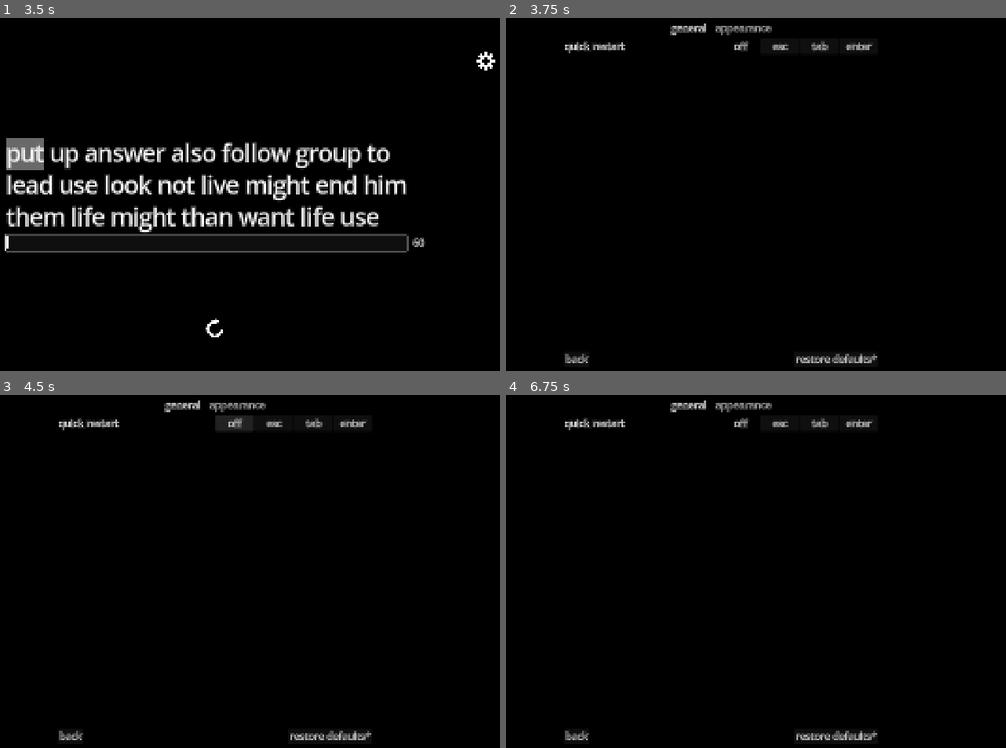
Above: before the commit, frames 1-4 (two rows, left to right).
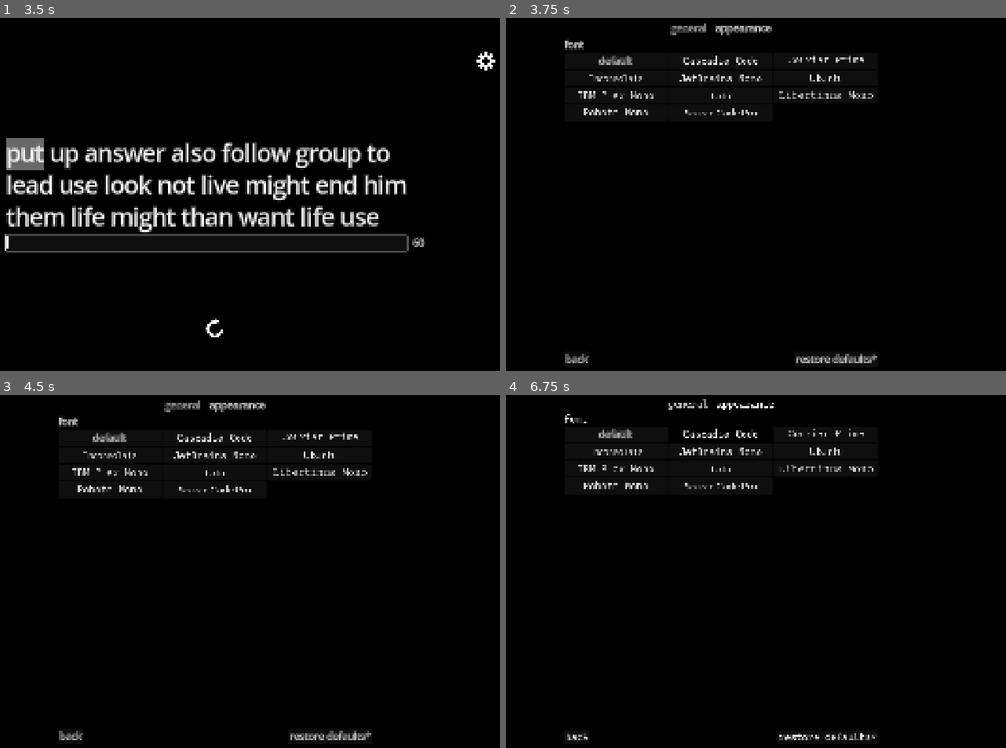
Above: after the commit, the same moments.

Repository: elensiel/typin-
Game: Godot game, scene res://scenes/main.tscn
The game is run twice, just before and just after one commit, with the same random seed, the same clock (stepped at 60 frames per second) and the same inputs.
Inputs (mouse positions are in pixels of both pictures, inside the frame that each line leads up to):
- Up to frame 1 (3.5 s): click (205, 243) at 0.52 s; type "12" at 0.6 s; click (215, 328) at 1.25 s; click (215, 328) at 2 s; click (215, 328) at 2.75 s
- Up to frame 2 (3.75 s): click (991, 60) at 3.5 s
- Up to frame 3 (4.5 s): click (235, 423) at 4.25 s, where only the run before the commit has a clickable "off"
- Up to frame 4 (6.75 s): click (616, 437) at 5 s, where only the run after the commit has a clickable "default"; click (781, 423) at 5.75 s, where only the run before the commit has a clickable "esc"; click "off" (after the commit: "Cascadia Code") at 6.5 s

Frame 1 is identical in both runs. In frame 2, 2.1% of the frame differs, in the area x 11-74%, y 1-28%; in frame 3, 2.4%; in frame 4, 2.6%, in the area x 11-75%, y 1-98%.

Commit message:
ADDED font option

Diff:
--- a/globals/SettingsManager/settings_manager.gd
+++ b/globals/SettingsManager/settings_manager.gd
@@ -9,6 +9,9 @@
 		"shortcut_enabled" : false,
 		"shortcut_key" : &"tab",
 	},
+	#"appearance" : {
+		#"font" : null,
+	#},
 }
 
 var current_settings: Dictionary[String, Dictionary] = loader.load_data(_file_path)
--- a/globals/input_manager.gd
+++ b/globals/input_manager.gd
@@ -14,15 +14,15 @@
 func _input(event: InputEvent) -> void:
 	if event is InputEventKey:
 		if not shortcut_enabled and event.is_action_pressed(TAB):
-			return _switch_focus()
-
-		if event.is_action_pressed(shortcut_key):
+			_switch_focus()
+		elif event.is_action_pressed(shortcut_key):
 			StateMachine.change_state(StateMachine.State.NEW)
 
-	## show cursor on mouse motion
-	if event is InputEventMouseMotion and Input.mouse_mode == Input.MOUSE_MODE_HIDDEN:
+	# show mouse cursor when there is mouse motion
+	elif event is InputEventMouseMotion and Input.mouse_mode == Input.MOUSE_MODE_HIDDEN:
 		StateMachine.change_state(StateMachine.State.INTERRUPTED)
 
+## switch button focus between restart button and line edit
 func _switch_focus() -> void:
 	if not ObjectReferences.line_edit.visible or ObjectReferences.restart_button.has_focus():
 		ObjectReferences.line_edit.grab_focus()
--- /dev/null
+++ b/globals/theme_manager.gd
@@ -0,0 +1,23 @@
+extends Node
+
+enum Owner {
+	MAIN,
+	RESULT,
+	SETTINGS,
+	TEST,
+}
+
+var themes: Array[Theme] = [ null, null, null, null ]
+
+func set_font(new_font: Font) -> void:
+
+	# TODO -- add checking if new_font != current_font
+
+	for theme in themes:
+		var types := theme.get_type_list()
+		for type in types:
+			var font_types := ThemeDB.get_default_theme().get_font_list(type)
+			for font_type in font_types:
+				theme.set_font(font_type, type, new_font)
+
+	# TODO -- sync with SettingsManager here
--- a/project.godot
+++ b/project.godot
@@ -27,6 +27,7 @@
 ScoreManager="*res://globals/score_manager.gd"
 InputManager="*res://globals/input_manager.gd"
 StateMachine="*res://globals/state_machine.gd"
+ThemeManager="*res://globals/theme_manager.gd"
 
 [display]
 
--- a/scenes/main_ui/main_ui.gd
+++ b/scenes/main_ui/main_ui.gd
@@ -1,2 +1,5 @@
 extends Control
 class_name MainUI
+
+func _init() -> void:
+	ThemeManager.themes[ThemeManager.Owner.MAIN] = theme
--- a/scenes/menu/result/result.gd
+++ b/scenes/menu/result/result.gd
@@ -3,3 +3,4 @@
 
 func _init() -> void:
 	ObjectReferences.result_menu = self
+	ThemeManager.themes[ThemeManager.Owner.RESULT] = theme
--- a/scenes/menu/settings/base_options/base_multi_buttons.tscn
+++ b/scenes/menu/settings/base_options/base_h_multi_buttons.tscn
@@ -1,6 +1,6 @@
 [gd_scene format=3 uid="uid://drb2voir0fwkv"]
 
-[node name="BaseMultiButtons" type="HBoxContainer"]
+[node name="BaseHMultiButtons" type="HBoxContainer"]
 size_flags_horizontal = 3
 
 [node name="Label" type="Label" parent="."]
--- /dev/null
+++ b/scenes/menu/settings/base_options/base_v_multi_buttons.tscn
@@ -0,0 +1,43 @@
+[gd_scene format=3 uid="uid://dn55af3s0585n"]
+
+[node name="BaseVMultiButtons" type="VBoxContainer"]
+offset_right = 40.0
+offset_bottom = 40.0
+
+[node name="Label" type="Label" parent="."]
+layout_mode = 2
+size_flags_horizontal = 3
+theme_type_variation = &"OptionTitle"
+text = "TITLE"
+
+[node name="HBoxContainer" type="HBoxContainer" parent="."]
+layout_mode = 2
+size_flags_horizontal = 3
+
+[node name="Button" type="Button" parent="HBoxContainer"]
+layout_mode = 2
+size_flags_horizontal = 3
+toggle_mode = true
+text = "Button 1"
+
+[node name="Button2" type="Button" parent="HBoxContainer"]
+layout_mode = 2
+size_flags_horizontal = 3
+toggle_mode = true
+text = "Button 2"
+
+[node name="HBoxContainer2" type="HBoxContainer" parent="."]
+layout_mode = 2
+size_flags_horizontal = 3
+
+[node name="Button" type="Button" parent="HBoxContainer2"]
+layout_mode = 2
+size_flags_horizontal = 3
+toggle_mode = true
+text = "Button 3"
+
+[node name="Button2" type="Button" parent="HBoxContainer2"]
+layout_mode = 2
+size_flags_horizontal = 3
+toggle_mode = true
+text = "Button 4"
--- /dev/null
+++ b/scenes/menu/settings/options/font.gd
@@ -0,0 +1,21 @@
+extends VBoxContainer
+
+var buttons: Array[Button]
+
+func _ready() -> void:
+	for child in get_children():
+		if child is HBoxContainer:
+			for button in child.get_children():
+				buttons.append(button)
+
+	for button in buttons:
+		button.toggled.connect(Callable.create(self, &"_on_toggled").bind(button))
+
+func _on_toggled(toggled_on: bool, emitting_button: Button) -> void:
+	if toggled_on:
+		for button in buttons:
+			if button.button_pressed and button != emitting_button:
+				button.button_pressed = false
+
+		var font := emitting_button.get_theme_font(&"font")
+		ThemeManager.set_font(font)
--- /dev/null
+++ b/scenes/menu/settings/options/font.tscn
@@ -0,0 +1,114 @@
+[gd_scene load_steps=13 format=3 uid="uid://c4bxlor5ffmao"]
+
+[ext_resource type="PackedScene" uid="uid://dn55af3s0585n" path="res://scenes/menu/settings/base_options/base_v_multi_buttons.tscn" id="1_oypwf"]
+[ext_resource type="FontFile" uid="uid://crc35ql7lu5fj" path="res://assets/fonts/CascadiaCode-Regular.ttf" id="2_mgvc8"]
+[ext_resource type="Script" uid="uid://boudcy6p7ycmb" path="res://scenes/menu/settings/options/font.gd" id="2_xbtnf"]
+[ext_resource type="FontFile" uid="uid://d36a7upkysffy" path="res://assets/fonts/CourierPrime-Regular.ttf" id="3_xbtnf"]
+[ext_resource type="FontFile" uid="uid://ms8jtuk3x47v" path="res://assets/fonts/IBMPlexMono-Regular.ttf" id="4_kq47q"]
+[ext_resource type="FontFile" uid="uid://b3hcnyx0ttgr8" path="res://assets/fonts/Inconsolata-Regular.ttf" id="5_87h0x"]
+[ext_resource type="FontFile" uid="uid://ccye245wbi224" path="res://assets/fonts/JetBrainsMono-Regular.ttf" id="6_nac4o"]
+[ext_resource type="FontFile" uid="uid://cgeniw6ilimhm" path="res://assets/fonts/Lato-Regular.ttf" id="7_2yxsp"]
+[ext_resource type="FontFile" uid="uid://bu6kubq210tc8" path="res://assets/fonts/LibertinusMono-Regular.ttf" id="8_e3cdf"]
+[ext_resource type="FontFile" uid="uid://cxm1temflv1jt" path="res://assets/fonts/RobotoMono-Regular.ttf" id="9_ug1ts"]
+[ext_resource type="FontFile" uid="uid://b6otk48ux17vp" path="res://assets/fonts/Ubuntu-Regular.ttf" id="10_04cho"]
+
+[sub_resource type="SystemFont" id="SystemFont_xbtnf"]
+subpixel_positioning = 0
+
+[node name="Font" instance=ExtResource("1_oypwf")]
+script = ExtResource("2_xbtnf")
+
+[node name="Label" parent="." index="0"]
+text = "font"
+
+[node name="Button9" type="Button" parent="HBoxContainer" index="0"]
+layout_mode = 2
+size_flags_horizontal = 3
+focus_mode = 0
+theme_override_fonts/font = SubResource("SystemFont_xbtnf")
+toggle_mode = true
+text = "default"
+
+[node name="Button" parent="HBoxContainer" index="1"]
+focus_mode = 0
+theme_override_fonts/font = ExtResource("2_mgvc8")
+text = "Cascadia Code"
+
+[node name="Button2" parent="HBoxContainer" index="2"]
+focus_mode = 0
+theme_override_fonts/font = ExtResource("3_xbtnf")
+text = "Courier Prime"
+
+[node name="Button" parent="HBoxContainer2" index="0"]
+focus_mode = 0
+theme_override_fonts/font = ExtResource("5_87h0x")
+text = "Inconsolata"
+
+[node name="Button2" parent="HBoxContainer2" index="1"]
+focus_mode = 0
+theme_override_fonts/font = ExtResource("6_nac4o")
+text = "JetBrains Mono"
+
+[node name="Button3" type="Button" parent="HBoxContainer2" index="2"]
+layout_mode = 2
+size_flags_horizontal = 3
+focus_mode = 0
+theme_override_fonts/font = ExtResource("10_04cho")
+toggle_mode = true
+text = "Ubuntu"
+
+[node name="HBoxContainer3" type="HBoxContainer" parent="." index="3"]
+layout_mode = 2
+size_flags_horizontal = 3
+
+[node name="Button4" type="Button" parent="HBoxContainer3" index="0"]
+layout_mode = 2
+size_flags_horizontal = 3
+focus_mode = 0
+theme_override_fonts/font = ExtResource("4_kq47q")
+toggle_mode = true
+text = "IBM Plex Mono"
+
+[node name="Button5" type="Button" parent="HBoxContainer3" index="1"]
+layout_mode = 2
+size_flags_horizontal = 3
+focus_mode = 0
+theme_override_fonts/font = ExtResource("7_2yxsp")
+toggle_mode = true
+text = "Lato"
+
+[node name="Button6" type="Button" parent="HBoxContainer3" index="2"]
+layout_mode = 2
+size_flags_horizontal = 3
+focus_mode = 0
+theme_override_fonts/font = ExtResource("8_e3cdf")
+toggle_mode = true
+text = "Libertinus Mono"
+
+[node name="HBoxContainer4" type="HBoxContainer" parent="." index="4"]
+layout_mode = 2
+size_flags_horizontal = 3
+
+[node name="Button7" type="Button" parent="HBoxContainer4" index="0"]
+layout_mode = 2
+size_flags_horizontal = 3
+focus_mode = 0
+theme_override_fonts/font = ExtResource("9_ug1ts")
+toggle_mode = true
+text = "Roboto Mono"
+
+[node name="Button8" type="Button" parent="HBoxContainer4" index="1"]
+layout_mode = 2
+size_flags_horizontal = 3
+focus_mode = 0
+theme_override_fonts/font = ExtResource("7_2yxsp")
+toggle_mode = true
+text = "Source Code Pro"
+
+[node name="Button2" type="Button" parent="HBoxContainer4" index="2"]
+layout_mode = 2
+size_flags_horizontal = 3
+focus_mode = 0
+disabled = true
+toggle_mode = true
+flat = true
--- a/scenes/menu/settings/options/quick_restart.gd
+++ b/scenes/menu/settings/options/quick_restart.gd
@@ -29,7 +29,6 @@
 		InputManager.ENTER:
 			buttons[Option.ENTER].button_pressed = true
 
-
 func _on_toggled(toggled_on: bool, emitting_button: Button) -> void:
 	if toggled_on:
 		for button in buttons:
--- a/scenes/menu/settings/options/quick_restart.tscn
+++ b/scenes/menu/settings/options/quick_restart.tscn
@@ -1,6 +1,6 @@
 [gd_scene load_steps=3 format=3 uid="uid://irm7qgbpopw5"]
 
-[ext_resource type="PackedScene" uid="uid://drb2voir0fwkv" path="res://scenes/menu/settings/base_options/base_multi_buttons.tscn" id="1_kf32f"]
+[ext_resource type="PackedScene" uid="uid://drb2voir0fwkv" path="res://scenes/menu/settings/base_options/base_h_multi_buttons.tscn" id="1_kf32f"]
 [ext_resource type="Script" uid="uid://cpy638w0mweoo" path="res://scenes/menu/settings/options/quick_restart.gd" id="2_nb57f"]
 
 [node name="QuickRestart" instance=ExtResource("1_kf32f")]
--- a/scenes/menu/settings/settings.gd
+++ b/scenes/menu/settings/settings.gd
@@ -3,3 +3,4 @@
 
 func _init() -> void:
 	ObjectReferences.settings_menu = self
+	ThemeManager.themes[ThemeManager.Owner.SETTINGS] = theme
--- a/scenes/menu/settings/settings.tres
+++ b/scenes/menu/settings/settings.tres
@@ -16,6 +16,7 @@
 
 [resource]
 Button/font_sizes/font_size = 30
+Label/fonts/font = null
 MarginContainer/constants/margin_bottom = 10
 MarginContainer/constants/margin_top = 10
 OptionTitle/base_type = &"Label"
--- a/scenes/menu/settings/settings.tscn
+++ b/scenes/menu/settings/settings.tscn
@@ -1,8 +1,9 @@
-[gd_scene load_steps=5 format=3 uid="uid://coa25i18bx3hw"]
+[gd_scene load_steps=6 format=3 uid="uid://coa25i18bx3hw"]
 
 [ext_resource type="Theme" uid="uid://bbgpal77buomg" path="res://scenes/menu/settings/settings.tres" id="1_116kb"]
 [ext_resource type="Script" uid="uid://dydph7wffy6q" path="res://scenes/menu/settings/settings.gd" id="2_63e34"]
 [ext_resource type="PackedScene" uid="uid://irm7qgbpopw5" path="res://scenes/menu/settings/options/quick_restart.tscn" id="2_gl3ae"]
+[ext_resource type="PackedScene" uid="uid://c4bxlor5ffmao" path="res://scenes/menu/settings/options/font.tscn" id="4_i6fum"]
 
 [sub_resource type="GDScript" id="GDScript_63e34"]
 resource_name = "back_button"
@@ -39,9 +40,10 @@
 layout_mode = 2
 mouse_behavior_recursive = 2
 tab_alignment = 1
-current_tab = 0
+current_tab = 1
 
 [node name="general" type="ScrollContainer" parent="MarginContainer/TabContainer"]
+visible = false
 layout_mode = 2
 metadata/_tab_index = 0
 
@@ -58,9 +60,20 @@
 layout_mode = 2
 
 [node name="appearance" type="ScrollContainer" parent="MarginContainer/TabContainer"]
-visible = false
 layout_mode = 2
 metadata/_tab_index = 1
+
+[node name="MarginContainer" type="MarginContainer" parent="MarginContainer/TabContainer/appearance"]
+layout_mode = 2
+size_flags_horizontal = 3
+size_flags_vertical = 3
+
+[node name="VBoxContainer" type="VBoxContainer" parent="MarginContainer/TabContainer/appearance/MarginContainer"]
+layout_mode = 2
+size_flags_horizontal = 3
+
+[node name="Font" parent="MarginContainer/TabContainer/appearance/MarginContainer/VBoxContainer" instance=ExtResource("4_i6fum")]
+layout_mode = 2
 
 [node name="HBoxContainer" type="HBoxContainer" parent="MarginContainer"]
 layout_mode = 2
--- a/scenes/menu/test/test.gd
+++ b/scenes/menu/test/test.gd
@@ -3,3 +3,4 @@
 
 func _init() -> void:
 	ObjectReferences.test_menu = self
+	ThemeManager.themes[ThemeManager.Owner.TEST] = theme
Binary file added: assets/fonts/CascadiaCode-Regular.ttf
Binary file added: assets/fonts/CourierPrime-Regular.ttf
Binary file added: assets/fonts/IBMPlexMono-Regular.ttf
Binary file added: assets/fonts/Inconsolata-Regular.ttf
Binary file added: assets/fonts/JetBrainsMono-Regular.ttf
Binary file added: assets/fonts/Lato-Regular.ttf
Binary file added: assets/fonts/LibertinusMono-Regular.ttf
Binary file added: assets/fonts/RobotoMono-Regular.ttf
Binary file added: assets/fonts/SourceCodePro-Regular.ttf
Binary file added: assets/fonts/Ubuntu-Regular.ttf
Not shown, added: globals/theme_manager.gd.uid
Not shown, added: scenes/menu/settings/options/font.gd.uid
